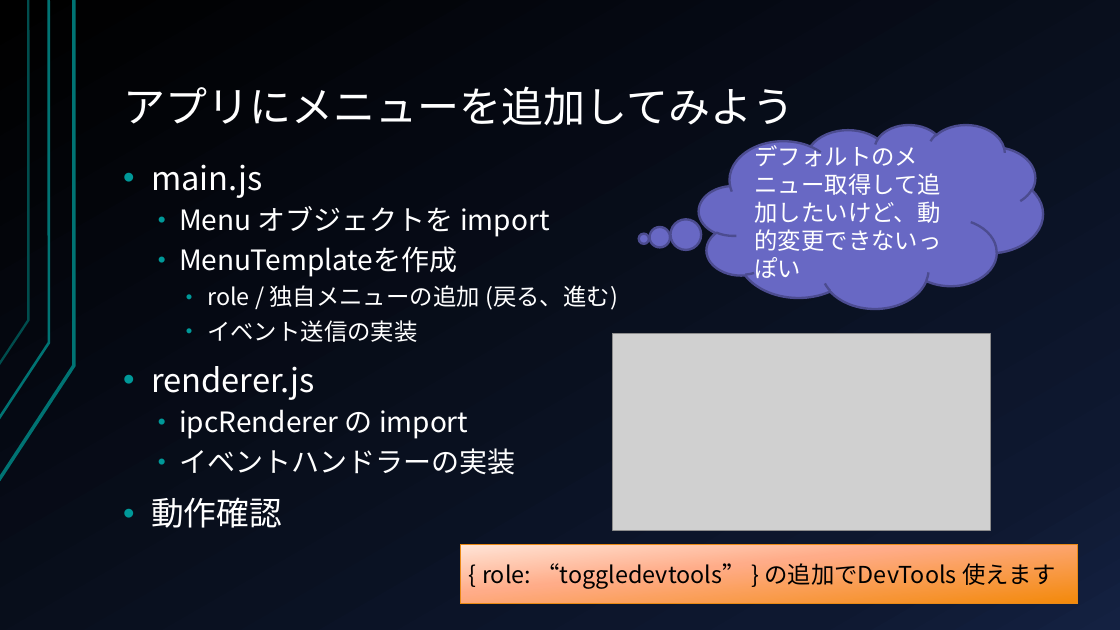
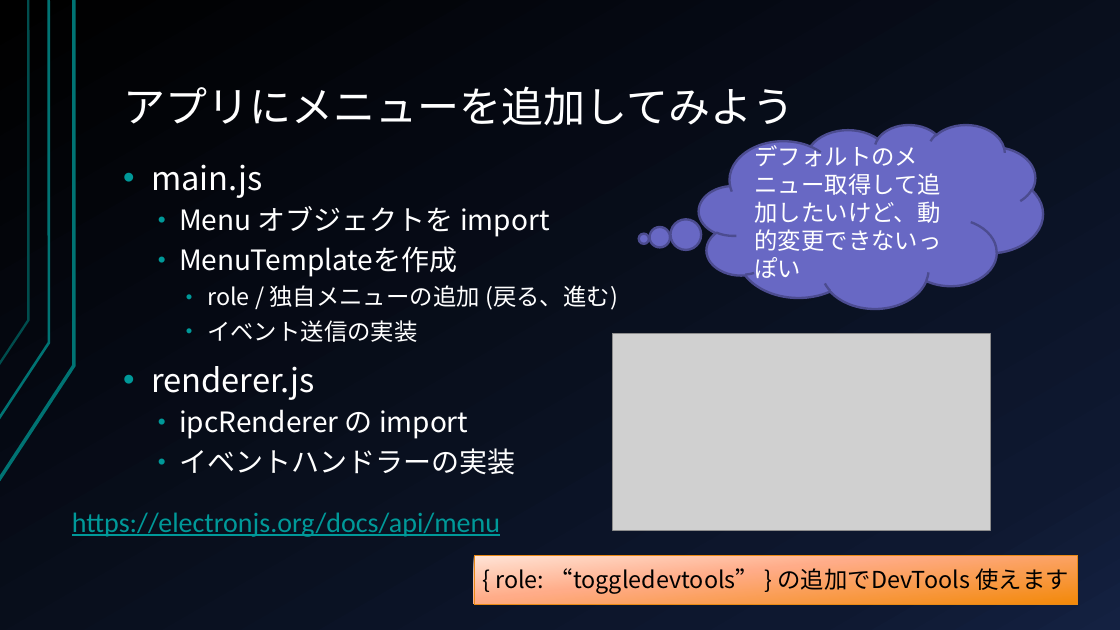
Before and after one commit to kondoumh/electron-study, a slide deck: slide 17 of slide/Electron_in-house_presentation.pptx. Drawn at 1120x630 pixels with LibreOffice and Linux fonts; fonts in the diff are those of the drawing; grey boxes stand for pictures. Boxes give left, top, right and bottom in pixels: in the first picture for what was removed or moved away, otherwise in the second. Text is boxed around its words. In the diff, an @@ line names an element or a change of style, - is before the commit and + after.

```diff
--- a/slide/Electron_in-house_presentation.pptx
+++ b/slide/Electron_in-house_presentation.pptx
@@ text at box(151, 497, 282, 528): paragraph removed @@
-• 動作確認
@@ text added at box(72, 512, 500, 537), 24 pt, text #009999, underline @@
+https://electronjs.org/docs/api/menu
@@ rectangle "{ role: “toggledevtools” } の追加でDevTools ...": place and size @@
-rectangle "{ role: “toggledevtools” } の追加でDevTools ..." at box(460, 544, 1077, 604)
+rectangle "{ role: “toggledevtools” } の追加でDevTools ..." at box(474, 555, 1077, 604)
```
Also in this commit, not shown: 5 other slides changed.
